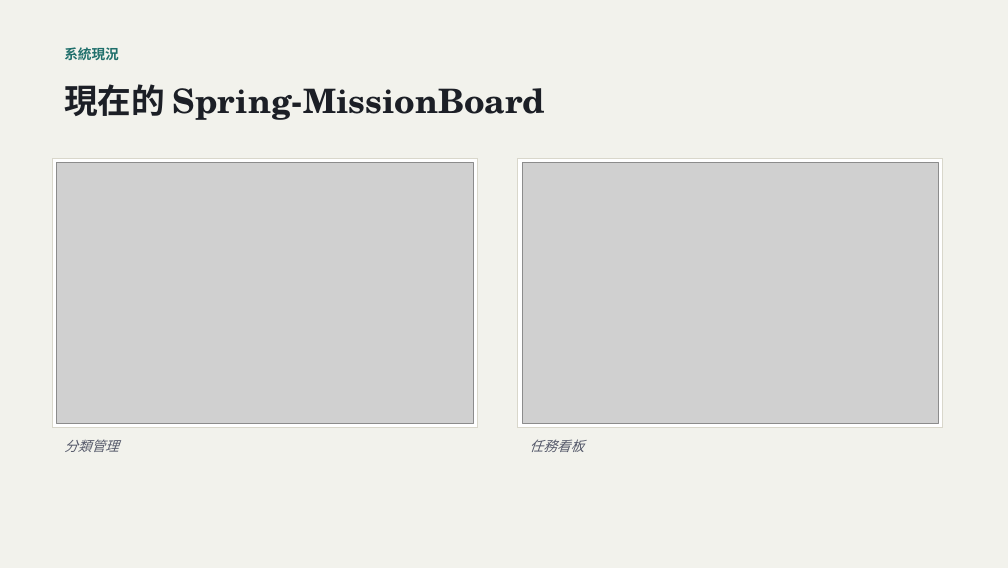
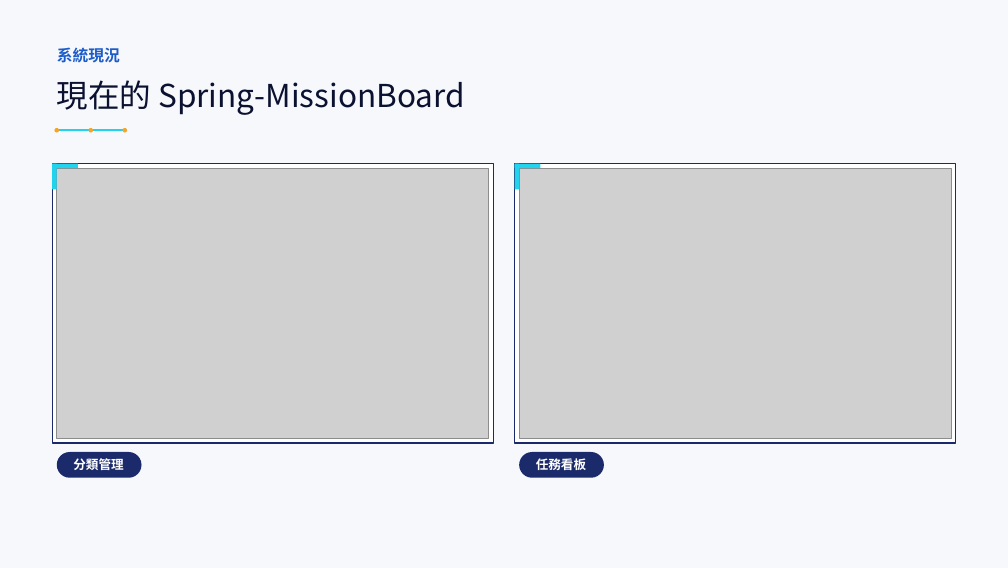
Before and after one commit to LinGaOscar/Spring-MissionBoard, a slide deck: slide 6 of docs/從HTML到SaaS_AI開發技巧回顧.pptx. Drawn at 1008x568 pixels with LibreOffice and Linux fonts; fonts in the diff are those of the drawing; grey boxes stand for pictures. Boxes give left, top, right and bottom in pixels: in the first picture for what was removed or moved away, otherwise in the second. Text is boxed around its words. In the diff, an @@ line names an element or a change of style, - is before the commit and + after.

```diff
--- a/docs/從HTML到SaaS_AI開發技巧回顧.pptx
+++ b/docs/從HTML到SaaS_AI開發技巧回顧.pptx
@@ background #F2F2EC to #F7F8FC @@
@@ text "系統現況" at (57, 47, 120, 63): size 13 to 15 pt, font Arial to Courier New, text colour #1F6F6B to #1B5CC9 @@
@@ text "現在的 Spring-MissionBoard" at (57, 80, 464, 115): size 32 to 30 pt, text colour #1C1F26 to #0B1130, bold off; font Arial to Noto Sans CJK SC in "現在的"; font TeX Gyre Schola to Noto Sans CJK SC in "Spring-MissionBoard" @@
@@ ellipse added at (54, 128, 59, 132), fill #F5A524 @@
@@ line added from (57, 130) to (125, 130), #22D3EE 1.5 pt @@
@@ ellipse added at (89, 128, 93, 132), fill #F5A524 @@
@@ ellipse added at (123, 128, 127, 132), fill #F5A524 @@
@@ rectangle at (52, 163, 493, 443): outline #D9D7CB 0.75 pt to #1B2A6B 1.25 pt @@
@@ rectangle: place and size @@
-rectangle at (52, 158, 478, 428)
+rectangle at (52, 163, 493, 443)
@@ rectangle added at (52, 163, 78, 168), fill #22D3EE @@
@@ rectangle added at (52, 163, 57, 189), fill #22D3EE @@
@@ picture: place and size @@
-picture at (57, 163, 473, 423)
+picture at (57, 168, 489, 438)
@@ rectangle: place and size @@
-rectangle at (518, 158, 943, 428)
+rectangle at (515, 163, 956, 443)
@@ rectangle at (515, 163, 956, 443): outline #D9D7CB 0.75 pt to #1B2A6B 1.25 pt @@
@@ rectangle added at (515, 163, 540, 168), fill #22D3EE @@
@@ rectangle added at (515, 163, 519, 189), fill #22D3EE @@
@@ picture: place and size @@
-picture at (522, 163, 938, 423)
+picture at (519, 168, 951, 438)
@@ rounded rectangle added at (57, 452, 142, 478), fill #1B2A6B @@
@@ text "分類管理" at (73, 458, 123, 470): size 13 to 12 pt, font Arial to Courier New, text colour #55596A to #FFFFFF, bold on, italic off; alignment left to centre; vertical alignment top to middle @@
@@ text "分類管理": place and size @@
-text "分類管理" at (64, 439, 119, 452)
+text "分類管理" at (73, 458, 123, 470)
@@ rounded rectangle added at (519, 452, 604, 478), fill #1B2A6B @@
@@ text "任務看板": place and size @@
-text "任務看板" at (530, 439, 585, 452)
+text "任務看板" at (536, 458, 586, 470)
@@ text "任務看板" at (536, 458, 586, 470): size 13 to 12 pt, font Arial to Courier New, text colour #55596A to #FFFFFF, bold on, italic off; alignment left to centre; vertical alignment top to middle @@
```
Also in this commit, not shown: 26 other slides changed.
